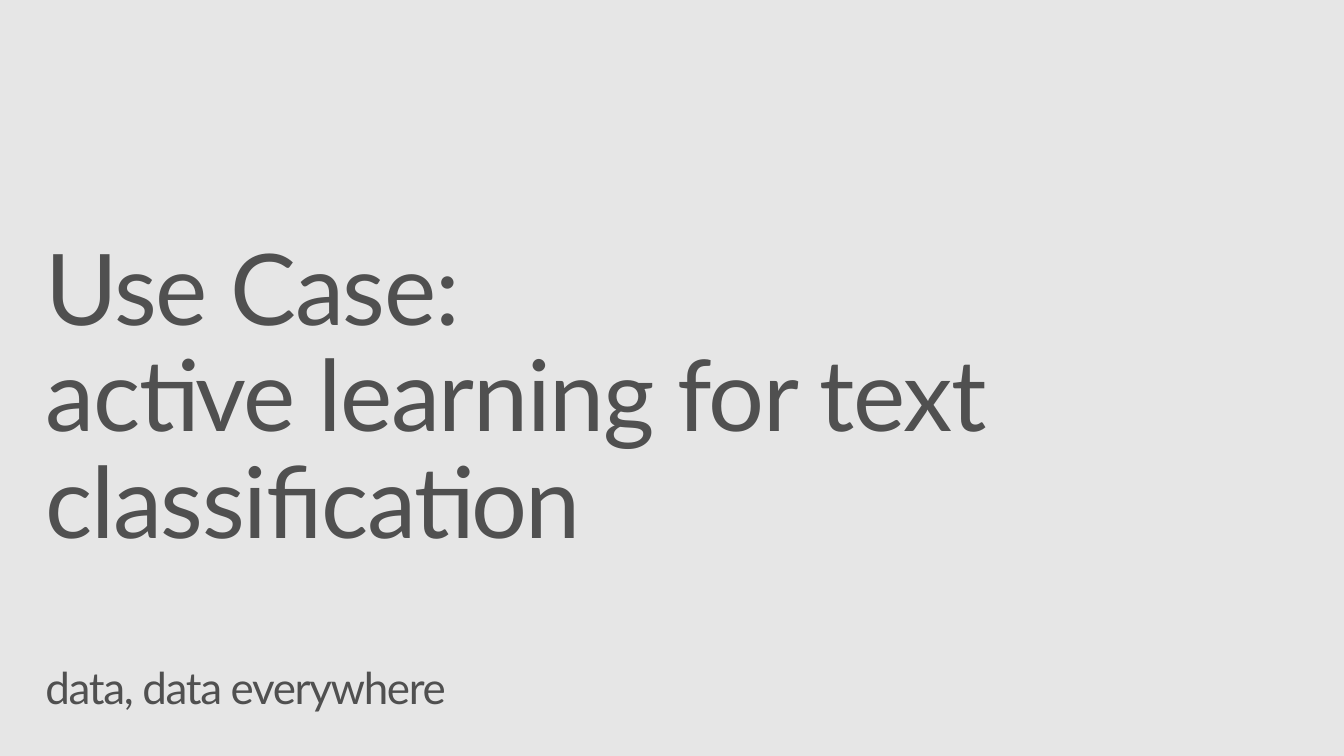
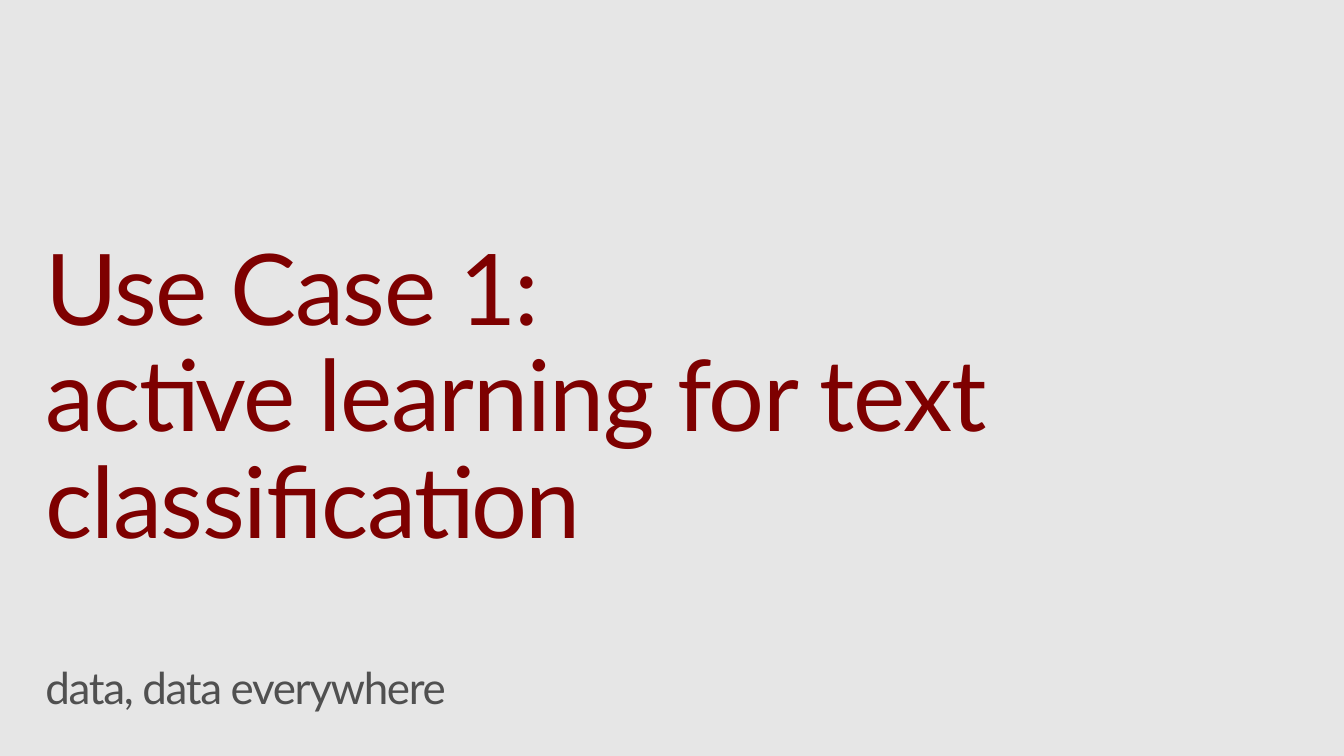
Before and after one commit to Azure/Strata2018, a slide deck: slide 8 of active_learning_workshop.pptx (slide 17 before the commit). Drawn at 1344x756 pixels with LibreOffice and Linux fonts; fonts in the diff are those of the drawing; background and template pictures are left out. Boxes give left, top, right and bottom in pixels: in the first picture for what was removed or moved away, otherwise in the second. Text is boxed around its words. In the diff, an @@ line names an element or a change of style, - is before the commit and + after.

```diff
--- a/active_learning_workshop.pptx
+++ b/active_learning_workshop.pptx
@@ title at <box>45,253,987,712</box>: text changed; text colour #505050 to #7E0000 @@
-Use Case:
-active learning for text classification
-data, data everywhere
+Use Case 1:
+active learning for text classification
+data, data everywhere
```
Also in this commit, not shown: 6 other slides changed, 2 slides added, 6 slides removed.
